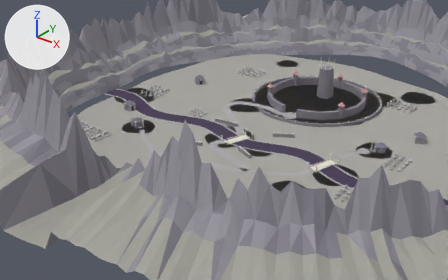
One commit to the glTF model assets/models/map_fort_bones.glb: the scene before it, then after it.
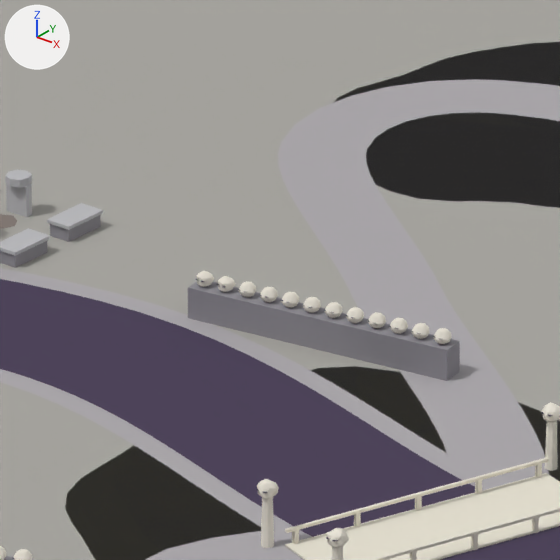
Old and new are each drawn from a 50 mm camera at (174.5, -277.6, 142.5) aimed at (-20.0, -34.5, -8.3) and again close up on the part from 44% to 55% of the width and 34% to 51% of the height. Every picture has the same lights, and +X, +Y and +Z are marked at upper left. The last two pictures show the newer version. Vertices at exactly the same position are counted once.

In view in the first close-up: 'Z_fort_bones_agua_rio_1', 'Z_fort_bones_campo_7_0_tampa_2', 'Z_fort_bones_chao_cinza_17', 'Z_fort_bones_chao_cinza_7', 'Z_fort_bones_chao_encosta', 'Z_fort_bones_chao_morta_4', 'Z_fort_bones_corrimao_subida_0_-1', 'Z_fort_bones_corrimao_subida_0_1', 'Z_fort_bones_estrada_subida', 'Z_fort_bones_margem_rio_1', 'Z_fort_bones_ossuario_2_base', 'Z_fort_bones_ossuario_2_c0', 'Z_fort_bones_ossuario_2_c1', 'Z_fort_bones_ossuario_2_c10', 'Z_fort_bones_ossuario_2_c11', 'Z_fort_bones_ossuario_2_c2', 'Z_fort_bones_ossuario_2_c3', 'Z_fort_bones_ossuario_2_c4', 'Z_fort_bones_ossuario_2_c5', 'Z_fort_bones_ossuario_2_c6', 'Z_fort_bones_ossuario_2_c7', 'Z_fort_bones_ossuario_2_c8', 'Z_fort_bones_ossuario_2_c9', 'Z_fort_bones_ponte_subida_0' and 22 more.
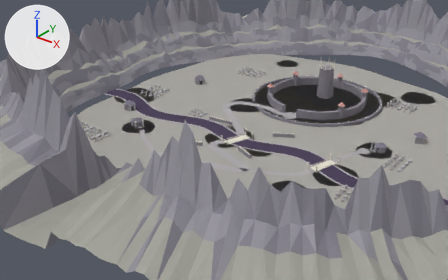
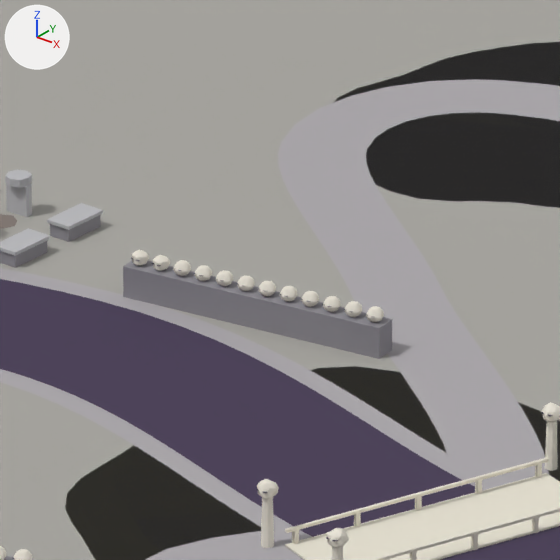
Location of each change, (x1, y1, x2, y2) in pixels of the close-ups (560 x 560 px):
'Z_fort_bones_ossuario_2_base', moved
    before: (188, 282, 460, 381)
    after: (123, 261, 392, 359)
'Z_fort_bones_ossuario_2_c0', moved
    before: (433, 328, 452, 344)
    after: (366, 306, 384, 322)
'Z_fort_bones_ossuario_2_c1', moved
    before: (411, 323, 430, 339)
    after: (344, 301, 362, 317)
'Z_fort_bones_ossuario_2_c2', moved
    before: (390, 318, 408, 334)
    after: (323, 296, 341, 312)
'Z_fort_bones_ossuario_2_c3', moved
    before: (368, 312, 386, 328)
    after: (301, 291, 319, 307)
'Z_fort_bones_ossuario_2_c7', moved
    before: (281, 292, 299, 308)
    after: (215, 270, 233, 286)
'Z_fort_bones_ossuario_2_c6', moved
    before: (303, 297, 321, 313)
    after: (237, 275, 255, 291)
'Z_fort_bones_ossuario_2_c4', moved
    before: (346, 307, 364, 323)
    after: (279, 286, 297, 302)
'Z_fort_bones_ossuario_2_c5', moved
    before: (324, 302, 342, 318)
    after: (258, 281, 276, 296)
'Z_fort_bones_ossuario_2_c8', moved
    before: (260, 287, 278, 302)
    after: (194, 265, 212, 281)
'Z_fort_bones_ossuario_2_c9', moved
    before: (238, 281, 256, 297)
    after: (173, 260, 191, 276)
'Z_fort_bones_ossuario_2_c10', moved
    before: (218, 276, 236, 292)
    after: (153, 255, 170, 271)
'Z_fort_bones_ossuario_2_c11', moved
    before: (197, 271, 214, 287)
    after: (132, 250, 149, 266)

What changed in the scene script:
```text
Change me_z_fort_bones_ossuario_2_base_mesh:
    remove me_z_fort_bones_ossuario_2_base_mesh.from_pydata(...)  # 8 vertices, 12 faces; spans x -28.08..-13.92, y -32.59..-29.41, z 0.0..1.6
    add me_z_fort_bones_ossuario_2_base_mesh.from_pydata(...)  # 8 vertices, 12 faces; spans x -32.08..-17.92, y -32.59..-29.41, z 0.0..1.6
    me_z_fort_bones_ossuario_2_base_mesh part 1: the whole mesh is moved by (-4.0, 0.0, 0.0)
Change me_z_fort_bones_ossuario_2_c0_mesh:
    remove me_z_fort_bones_ossuario_2_c0_mesh.from_pydata(...)  # 42 vertices, 80 faces; spans x -15.007..-14.153, y -30.549..-29.67, z 1.58..2.295
    add me_z_fort_bones_ossuario_2_c0_mesh.from_pydata(...)  # 42 vertices, 80 faces; spans x -19.007..-18.153, y -30.549..-29.67, z 1.58..2.295
    me_z_fort_bones_ossuario_2_c0_mesh part 2: the whole mesh is moved by (-4.0, 0.0, 0.0)
Change me_z_fort_bones_ossuario_2_c1_mesh:
    remove me_z_fort_bones_ossuario_2_c1_mesh.from_pydata(...)  # 42 vertices, 80 faces; spans x -16.174..-15.319, y -30.715..-29.837, z 1.58..2.295
    add me_z_fort_bones_ossuario_2_c1_mesh.from_pydata(...)  # 42 vertices, 80 faces; spans x -20.174..-19.319, y -30.715..-29.837, z 1.58..2.295
    me_z_fort_bones_ossuario_2_c1_mesh part 3: the whole mesh is moved by (-4.0, 0.0, 0.0)
Change me_z_fort_bones_ossuario_2_c2_mesh:
    remove me_z_fort_bones_ossuario_2_c2_mesh.from_pydata(...)  # 42 vertices, 80 faces; spans x -17.341..-16.486, y -30.882..-30.004, z 1.58..2.295
    add me_z_fort_bones_ossuario_2_c2_mesh.from_pydata(...)  # 42 vertices, 80 faces; spans x -21.341..-20.486, y -30.882..-30.004, z 1.58..2.295
    me_z_fort_bones_ossuario_2_c2_mesh part 4: the whole mesh is moved by (-4.0, 0.0, 0.0)
Change me_z_fort_bones_ossuario_2_c3_mesh:
    remove me_z_fort_bones_ossuario_2_c3_mesh.from_pydata(...)  # 42 vertices, 80 faces; spans x -18.507..-17.653, y -31.049..-30.17, z 1.58..2.295
    add me_z_fort_bones_ossuario_2_c3_mesh.from_pydata(...)  # 42 vertices, 80 faces; spans x -22.507..-21.653, y -31.049..-30.17, z 1.58..2.295
    me_z_fort_bones_ossuario_2_c3_mesh part 5: the whole mesh is moved by (-4.0, 0.0, 0.0)
Change me_z_fort_bones_ossuario_2_c4_mesh:
    remove me_z_fort_bones_ossuario_2_c4_mesh.from_pydata(...)  # 42 vertices, 80 faces; spans x -19.674..-18.819, y -31.215..-30.337, z 1.58..2.295
    add me_z_fort_bones_ossuario_2_c4_mesh.from_pydata(...)  # 42 vertices, 80 faces; spans x -23.674..-22.819, y -31.215..-30.337, z 1.58..2.295
    me_z_fort_bones_ossuario_2_c4_mesh part 6: the whole mesh is moved by (-4.0, 0.0, 0.0)
Change me_z_fort_bones_ossuario_2_c5_mesh:
    remove me_z_fort_bones_ossuario_2_c5_mesh.from_pydata(...)  # 42 vertices, 80 faces; spans x -20.841..-19.986, y -31.382..-30.504, z 1.58..2.295
    add me_z_fort_bones_ossuario_2_c5_mesh.from_pydata(...)  # 42 vertices, 80 faces; spans x -24.841..-23.986, y -31.382..-30.504, z 1.58..2.295
    me_z_fort_bones_ossuario_2_c5_mesh part 7: the whole mesh is moved by (-4.0, 0.0, 0.0)
Change me_z_fort_bones_ossuario_2_c6_mesh:
    remove me_z_fort_bones_ossuario_2_c6_mesh.from_pydata(...)  # 42 vertices, 80 faces; spans x -22.007..-21.153, y -31.549..-30.67, z 1.58..2.295
    add me_z_fort_bones_ossuario_2_c6_mesh.from_pydata(...)  # 42 vertices, 80 faces; spans x -26.007..-25.153, y -31.549..-30.67, z 1.58..2.295
    me_z_fort_bones_ossuario_2_c6_mesh part 8: the whole mesh is moved by (-4.0, 0.0, 0.0)
Change me_z_fort_bones_ossuario_2_c7_mesh:
    remove me_z_fort_bones_ossuario_2_c7_mesh.from_pydata(...)  # 42 vertices, 80 faces; spans x -23.174..-22.319, y -31.715..-30.837, z 1.58..2.295
    add me_z_fort_bones_ossuario_2_c7_mesh.from_pydata(...)  # 42 vertices, 80 faces; spans x -27.174..-26.319, y -31.715..-30.837, z 1.58..2.295
    me_z_fort_bones_ossuario_2_c7_mesh part 9: the whole mesh is moved by (-4.0, 0.0, 0.0)
Change me_z_fort_bones_ossuario_2_c8_mesh:
    remove me_z_fort_bones_ossuario_2_c8_mesh.from_pydata(...)  # 42 vertices, 80 faces; spans x -24.341..-23.486, y -31.882..-31.004, z 1.58..2.295
    add me_z_fort_bones_ossuario_2_c8_mesh.from_pydata(...)  # 42 vertices, 80 faces; spans x -28.341..-27.486, y -31.882..-31.004, z 1.58..2.295
    me_z_fort_bones_ossuario_2_c8_mesh part 10: the whole mesh is moved by (-4.0, 0.0, 0.0)
Change me_z_fort_bones_ossuario_2_c9_mesh:
    remove me_z_fort_bones_ossuario_2_c9_mesh.from_pydata(...)  # 42 vertices, 80 faces; spans x -25.507..-24.653, y -32.049..-31.17, z 1.58..2.295
    add me_z_fort_bones_ossuario_2_c9_mesh.from_pydata(...)  # 42 vertices, 80 faces; spans x -29.507..-28.653, y -32.049..-31.17, z 1.58..2.295
    me_z_fort_bones_ossuario_2_c9_mesh part 11: the whole mesh is moved by (-4.0, 0.0, 0.0)
Change me_z_fort_bones_ossuario_2_c10_mesh:
    remove me_z_fort_bones_ossuario_2_c10_mesh.from_pydata(...)  # 42 vertices, 80 faces; spans x -26.665..-25.836, y -32.132..-31.336, z 1.591..2.339
    add me_z_fort_bones_ossuario_2_c10_mesh.from_pydata(...)  # 42 vertices, 80 faces; spans x -30.665..-29.836, y -32.132..-31.336, z 1.591..2.339
    me_z_fort_bones_ossuario_2_c10_mesh part 12: the whole mesh is moved by (-4.0, 0.0, 0.0)
Change me_z_fort_bones_ossuario_2_c11_mesh:
    remove me_z_fort_bones_ossuario_2_c11_mesh.from_pydata(...)  # 42 vertices, 80 faces; spans x -27.832..-27.003, y -32.299..-31.503, z 1.591..2.339
    add me_z_fort_bones_ossuario_2_c11_mesh.from_pydata(...)  # 42 vertices, 80 faces; spans x -31.832..-31.003, y -32.299..-31.503, z 1.591..2.339
    me_z_fort_bones_ossuario_2_c11_mesh part 13: the whole mesh is moved by (-4.0, 0.0, 0.0)
```
